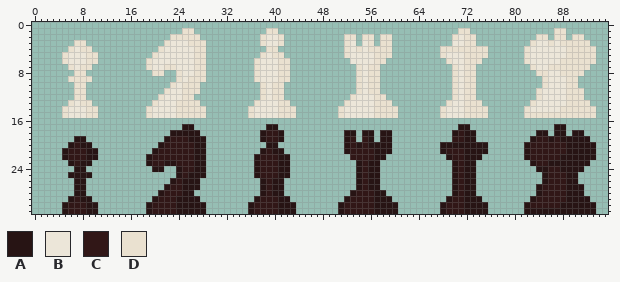
Edited in one commit: sprite sheet (res/sprites/pieces.png). Above: the version before the commit.
The file is 96x32 pixels. Colours within 5 levels of each other are drawn and written as one.
Palette (. is transparent): A #271414  B #ece6d9  C #311717  D #eae1d0
Pixels before (only the part around the change), first column x 0:
 0 ................................................................................................
 1 .........................DD............DD..............................DD..............DD.......
 2 .......................DDDDD..........DBBD..........DD.DD.DD..........DBDD..........DD.DD.DD....
 3 .......DD.............DBBBDDD.........DBBD..........DB.BD.DD..........BBDD.........DBBDBDDDDD...
 4 ......DBDD...........DBBBBBDD..........DD...........DBDBDDDD........DDDDDDDD......DBBBBBBDDDDD..
 5 .....DBBBDD.........DBBBBBBDD.........DBDD..........DBBBBDDD........DBBBDDDD......DBBBBBBDDDDD..
 6 .....DBBBDD........DBBBBBBBDD........DBBBDD..........BBBBDD..........DBBDDD.......DBBBBBDDDDDD..
 7 ......DBDD.........DBBDDBBBDD........DBBBDD...........DBDD............DBDD.........DBBDDDDDDD...
 8 .......DD...........DD..DBBDD........DBBBDD...........DBDD............DBDD..........DDBBDDDD....
 9 ......DDDD..............DBDDD........DBBBDD...........DBDD............DBDD...........DBBBDD.....
10 .......DD..............DBDDD..........DBDD............DBDD............DBDD...........DBBBDD.....
11 .......DD.............DBBDDD..........DBDD............DBDD............DBDD..........DBBBBDDD....
12 .......DD............DBBBDD...........DBDD...........DBBBDD...........DBDD..........DBBBBDDD....
13 ......DBDD..........DBBBDDDD.........DBBBDD.........DBBBBDDD.........DBBDDD........DBBBBBDDDD...
14 .....DBBBDD........DBBBBDDDDD.......DBBBBDDD.......DBBBBBDDDD.......DBBBDDDD......DBBBBBDDDDDD..
15 .....DBBBDD........DBBBBDDDDD.......DBBBBDDD.......DBBBBBDDDD.......DBBBDDDD......DDDDDDDDDDDD..
16 ................................................................................................
17 .........................AA............AA..............................AA..............AA.......
18 .......................AAAAA..........ACCA..........AA.AA.AA..........ACAA..........AA.AA.AA....
19 .......AA.............ACCCAAA.........ACCA..........AC.CA.AA..........CCAA.........ACCACAAAAA...
20 ......ACAA...........ACCCCCAA..........AA...........ACACAAAA........AAAAAAAA......ACCCCCCAAAAA..
21 .....ACCCAA.........ACCCCCCAA.........ACAA..........ACCCCAAA........ACCCAAAA......ACCCCCCAAAAA..
22 .....ACCCAA........ACCCCCCCAA........ACCCAA..........CCCCAA..........ACCAAA.......ACCCCCAAAAAA..
23 ......ACAA.........ACCAACCCAA........ACCCAA...........ACAA............ACAA.........ACCAAAAAAA...
24 .......AA...........AA..ACCAA........ACCCAA...........ACAA............ACAA..........AACCAAAA....
25 ......AAAA..............ACAAA........ACCCAA...........ACAA............ACAA...........ACCCAA.....
26 .......AA..............ACAAA..........ACAA............ACAA............ACAA...........ACCCAA.....
27 .......AA.............ACCAAA..........ACAA............ACAA............ACAA..........ACCCCAAA....
28 .......AA............ACCCAA...........ACAA...........ACCCAA...........ACAA..........ACCCCAAA....
29 ......ACAA..........ACCCAAAA.........ACCCAA.........ACCCCAAA.........ACCAAA........ACCCCCAAAA...
30 .....ACCCAA........ACCCCAAAAA.......ACCCCAAA.......ACCCCCAAAA.......ACCCAAAA......ACCCCCAAAAAA..
31 .....ACCCAA........ACCCCAAAAA.......ACCCCAAA.......ACCCCCAAAA.......ACCCAAAA......AAAAAAAAAAAA..
The same view after the edit:
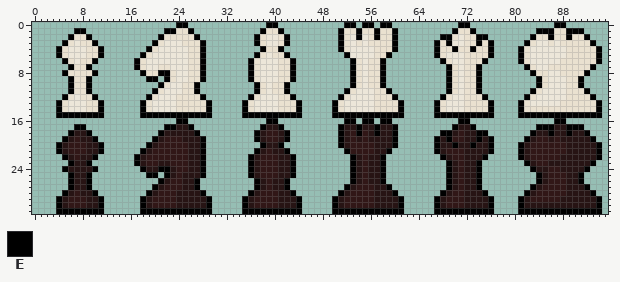
Colours new in this view: E #000000
What changed:
Changed rows in their new state; - is an unchanged pixel.
first column x 4:
 0 --------------------EE-------------EE-----------EE-EE-EE-----------EE--------------EE------
 1 ---EE-------------EED-E-----------E--E---------EDDEDDEDDE---------E--E----------EEE--EEE---
 2 --EDDE-----------ED----E---------E----E--------E-BEB-E--E-------EE----EE-------E--E--E--E--
 3 -EDB-DE---------EDB--D--E--------E----E--------E--D--D--E------EDE----EDE-----E----------E-
 4 EDB-B-DE-------EDB----D-E---------E--E---------E--B-B---E------E--E--E--E----E------------E
 5 E------E------EDB-----D-E--------E----E---------E------E-------E--------E----E------------E
 6 -ED-D-E------EDB------D-E-------E------E---------ED-D-E---------E------E-----E------------E
 7 --ED-E-------EDB-D-B--D-E-------E------E---------E----E----------E----E-------E----------E-
 8 -ED--DE-------ED-EEDB-D-E-------E------E---------E----E----------E----E--------E--------E--
 9 --E--E---------EE-EDB---E-------E------E---------E----E----------E----E---------E------E---
10 --E--E-----------EDB---E---------E----E----------E----E----------E----E---------E------E---
11 --E--E----------EDB----E---------E----E---------EDB-B-DE---------E----E--------E--------E--
12 -EDB-DE--------EDB--D--DE-------EDB-B-DE-------EDB-----DE-------EDB---DE------EDB-------DE-
13 EDB-B-DE------EDB-------DE-----EDB-----DE-----EDB-------DE-----EDB-----DE----EDB----D----DE
14 E------E------E----------E-----E--------E-----E----------E-----E--------E----E-DDDDD------E
15 EEEEEEEE------EEEEEEEEEEEE-----EEEEEEEEEE-----EEEEEEEEEEEE-----EEEEEEEEEE----EEEEEEEEEEEEEE
16 --------------------EE-------------EE-----------EE-EE-EE-----------EE--------------EE------
17 ---EE-------------EEA-E-----------E--E---------EAAEAAEAAE---------E--E----------EEE--EEE---
18 --EAAE-----------EA----E---------E----E--------E-CEC-E--E-------EE----EE-------E--E--E--E--
19 -EAC-AE---------EAC--A--E--------E----E--------E--A--A--E------EAE----EAE-----E----------E-
20 EAC-C-AE-------EAC----A-E---------E--E---------E--C-C---E------E--E--E--E----E------------E
21 E------E------EAC-----A-E--------E----E---------E------E-------E--------E----E------------E
22 -EA-A-E------EAC------A-E-------E------E---------EA-A-E---------E------E-----E------------E
23 --EA-E-------EAC-A-C--A-E-------E------E---------E----E----------E----E-------E----------E-
24 -EA--AE-------EA-EEAC-A-E-------E------E---------E----E----------E----E--------E--------E--
25 --E--E---------EE-EACA--E-------E------E---------E----E----------E----E---------E------E---
26 --E--E-----------EAC---E---------E----E----------E----E----------E----E---------E------E---
27 --E--E----------EAC----E---------E----E---------EAC-C-AE---------E----E--------E--------E--
28 -EAC-AE--------EAC--A--AE-------EAC-C-AE-------EAC-----AE-------EAC---AE------EAC-------AE-
29 EAC-C-AE------EAC-------AE-----EAC-----AE-----EAC-------AE-----EAC-----AE----EAC----A----AE
30 E------E------E----------E-----E--------E-----E----------E-----E--------E----E-AAAAA------E
31 EEEEEEEE------EEEEEEEEEEEE-----EEEEEEEEEE-----EEEEEEEEEEEE-----EEEEEEEEEE----EEEEEEEEEEEEEE
Changed places in both pictures, as pixel boxes (x1, y1, x2, y2):
changed: (134, 22, 212, 214)
changed: (242, 22, 302, 214)
changed: (332, 22, 404, 214)
changed: (434, 22, 494, 214)
changed: (518, 22, 602, 214)
changed: (56, 28, 104, 214)
